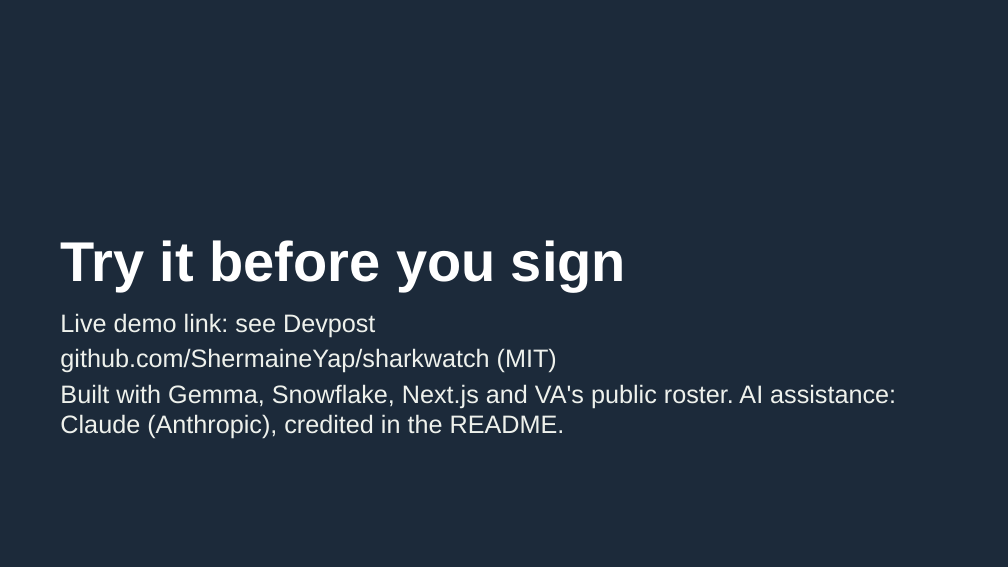
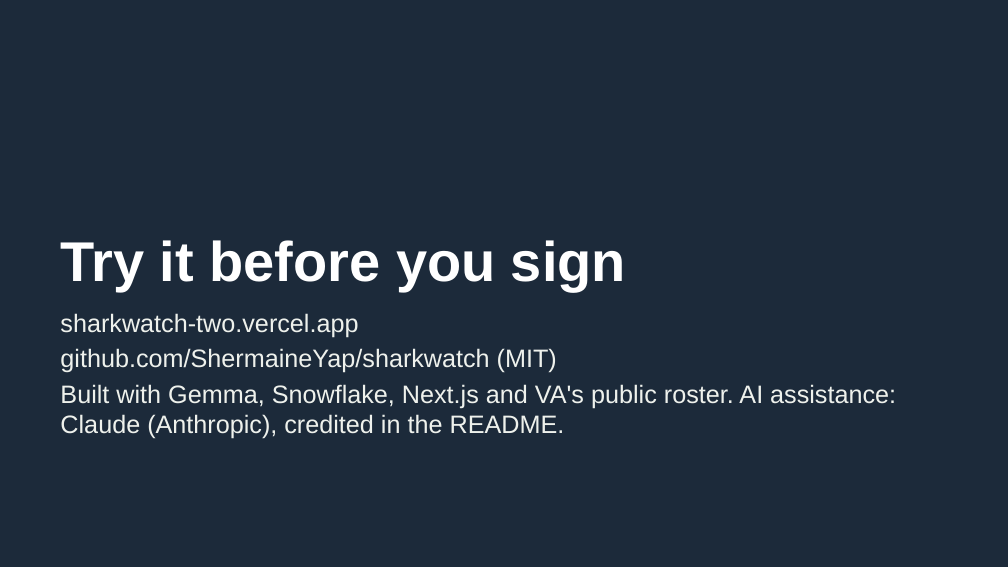
Before and after one commit to ShermaineYap/sharkwatch, a slide deck: slide 9 of slides/SharkWatch.pptx. Drawn at 1008x567 pixels with LibreOffice and Linux fonts; fonts in the diff are those of the drawing. Boxes give left, top, right and bottom in pixels: in the first picture for what was removed or moved away, otherwise in the second. Text is boxed around its words. In the diff, an @@ line names an element or a change of style, - is before the commit and + after.

```diff
--- a/slides/SharkWatch.pptx
+++ b/slides/SharkWatch.pptx
@@ text at [60,313,358,338]: text changed @@
-Live demo link: see Devpost
+sharkwatch-two.vercel.app
```
Also in this commit, not shown: 3 other files.
